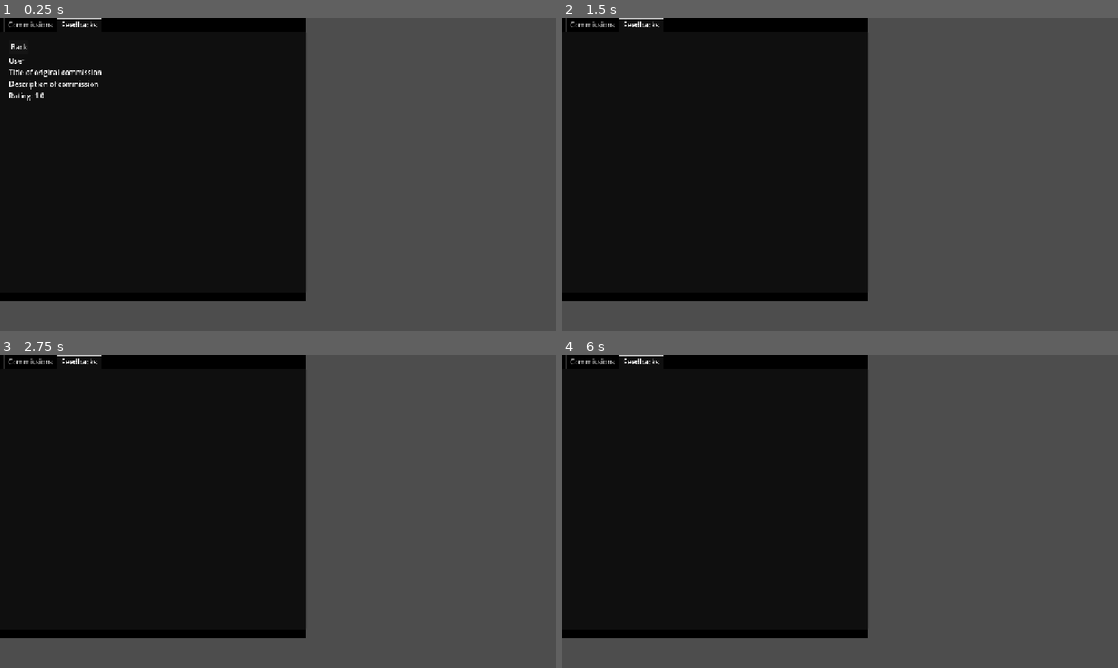
Above: before the commit, frames 1-4 (two rows, left to right).
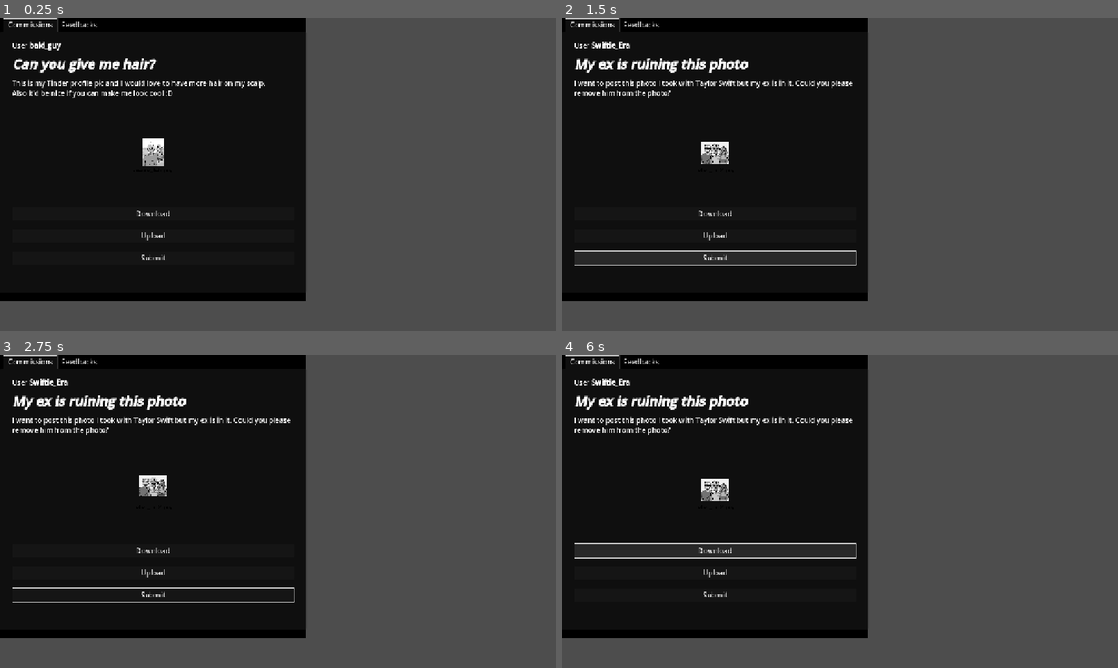
Above: after the commit, the same moments.

Repository: MunnChai/GMTKGameJam2025
Game: Godot game, scene res://apps/commissions_app/commissions_app.tscn
The game is run twice, just before and just after one commit, with the same random seed, the same clock (stepped at 60 frames per second) and the same inputs. This scene is started directly instead of the project's main scene.
Inputs (mouse positions are in pixels of both pictures, inside the frame that each line leads up to):
- Up to frame 1 (0.25 s): no input
- Up to frame 2 (1.5 s): click (578, 46) at 0.5 s, where only the run before the commit has a clickable "Back"; click (717, 259) at 1.25 s, where only the run after the commit has a clickable "Submit"
- Up to frame 3 (2.75 s): click (155, 489) at 2 s, where only the run after the commit has a clickable "celeb_pic2.png"
- Up to frame 4 (6 s): click (717, 489) at 2.75 s, where only the run after the commit has a clickable "celeb_pic2.png"; click (717, 596) at 3.5 s, where only the run after the commit has a clickable "Submit"; click (717, 489) at 4.25 s, where only the run after the commit has a clickable "celeb_pic2.png"; click (717, 596) at 5 s, where only the run after the commit has a clickable "Submit"; click (717, 549) at 5.75 s, where only the run after the commit has a clickable "Download"

The runs differ from the first frame. In frame 1, 2.3% of the frame differs, in the area x 0-48%, y 0-78%; in frame 2, 4.6%; in frame 3, 2.5%; in frame 4, 4.7%, in the area x 0-53%, y 0-78%.

Commit message:
commission manager (singleton) works as intended. Feedbacks are saved and retrieved when commission app is reopened

Diff:
--- a/game/gmtkgamejam2025/apps/commissions_app/commissions_app.gd
+++ b/game/gmtkgamejam2025/apps/commissions_app/commissions_app.gd
@@ -39,6 +39,7 @@
 func _ready() -> void:
 	connect_signals()
 	update_comm()
+	update_feedback()
 	_load_existing_feedback()
 
 func connect_signals() -> void:
@@ -46,8 +47,25 @@
 	upload_button.pressed.connect(on_upload_pressed)
 	submit_button.pressed.connect(on_submit_pressed)
 	back_button.pressed.connect(on_back_button_pressed)
-	CommissionsManager.feedback_added.connect(_on_feedback_added)
+	#CommissionsManager.feedback_added.connect(_on_feedback_added)
 	CommissionsManager.submission_added.connect(_on_submission_added)
+
+
+	# # — placeholder
+	# var placeholder_tex := ImageTexture.new()
+	# var img := Image.new()
+	# img.create(128, 128, false, Image.FORMAT_RGBA8)
+	# img.fill(Color(0.8, 0.8, 0.8, 1.0))
+	# placeholder_tex.create_from_image(img)
+	# var fb = Feedback.new()
+	# fb.title = "title"
+	# fb.rating = 0
+	# fb.submission = placeholder_tex
+	# CommissionsManager.add_feedback(commission_stat.id, fb)
+	# day += 1
+	# update_comm()
+	# emit_signal("day_changed")
+#region COMMISSION TAB
 
 func on_download_pressed() -> void:
 	var files = asset_list.get_children()
@@ -64,41 +82,6 @@
 	add_feedback()
 	GameStateManager.next_day()
 	update_comm()
-
-	# # — placeholder
-	# var placeholder_tex := ImageTexture.new()
-	# var img := Image.new()
-	# img.create(128, 128, false, Image.FORMAT_RGBA8)
-	# img.fill(Color(0.8, 0.8, 0.8, 1.0))
-	# placeholder_tex.create_from_image(img)
-	# var fb = Feedback.new()
-	# fb.title = "title"
-	# fb.rating = 0
-	# fb.submission = placeholder_tex
-	# CommissionsManager.add_feedback(commission_stat.id, fb)
-	# day += 1
-	# update_comm()
-	# emit_signal("day_changed")
-
-func add_feedback() -> void:
-	var feedback: Feedback = Feedback.new(randi_range(0, 10), CommissionsManager.get_submission())
-	CommissionsManager.add_feedback(feedback)
-	var feedback_instance = FeedbackListItemScene.instantiate()
-	feedback_list.add_child(feedback_instance)
-	feedback_instance.setup(commission_stat, feedback)
-	feedback_instance.pressed.connect(on_feedback_item_pressed.bind(feedback_instance))
-
-func on_back_button_pressed() -> void:
-	feedback_details.hide()
-	feedback_list.show()
-
-func _on_submission_added(work: File) -> void:
-	if not work:
-		submitted_work.hide()
-		return
-	submitted_work.show()
-	submitted_work.texture = work.texture
-
 
 func update_comm() -> void:
 	var day: int = GameStateManager.day
@@ -130,18 +113,49 @@
 		asset_list.add_child(icon_instance)
 		icon_instance.setup(file)
 
+#endregion
+
+#region FEEDBACK TAB
+
+func add_feedback() -> void:
+	var feedback: Feedback = Feedback.new(commission_stat, randi_range(0, 10), CommissionsManager.get_submission())
+	CommissionsManager.add_feedback(feedback)
+	var feedback_instance = FeedbackListItemScene.instantiate()
+	feedback_list.add_child(feedback_instance)
+	feedback_instance.setup(feedback)
+	feedback_instance.pressed.connect(on_feedback_item_pressed.bind(feedback_instance))
+
+func on_back_button_pressed() -> void:
+	feedback_details.hide()
+	feedback_list.show()
+
+func _on_submission_added(work: File) -> void:
+	if not work:
+		submitted_work.hide()
+		return
+	submitted_work.show()
+	submitted_work.texture = work.texture
 
 func on_feedback_item_pressed(item: FeedbackListItem) -> void:
 	feedback_details.show()
 	feedback_list.hide()
-	var stat: CommissionStat = item.commission_stat
+	var stat: CommissionStat = item.get_feedback().get_stat()
 	feedback_id.text = stat.id
 	feedback_title.text = stat.title
 	feedback_desc.text = stat.desc
 	var fb: Feedback = item.get_feedback()
 	feedback_rating.text = str(fb.rating)
 	feedback_submission.texture = fb.get_submission_texture()
-	#feedback_work.texture = item.submission
+
+# update the feedback_tab
+func update_feedback() -> void:
+	var feedbacks: Array[Feedback] = CommissionsManager.get_feedbacks()
+	for fb in feedbacks:
+		var feedback_instance = FeedbackListItemScene.instantiate()
+		feedback_list.add_child(feedback_instance)
+		feedback_instance.setup(fb)
+		feedback_instance.pressed.connect(on_feedback_item_pressed.bind(feedback_instance))
+#endregion
 
 #region TYLERS CODE
 func _load_existing_feedback() -> void:
--- a/game/gmtkgamejam2025/apps/commissions_app/commissions_app.tscn
+++ b/game/gmtkgamejam2025/apps/commissions_app/commissions_app.tscn
@@ -30,10 +30,9 @@
 
 [node name="TabContainer" type="TabContainer" parent="PanelContainer/VBoxContainer"]
 layout_mode = 2
-current_tab = 1
+current_tab = 0
 
 [node name="Commissions" type="MarginContainer" parent="PanelContainer/VBoxContainer/TabContainer"]
-visible = false
 layout_mode = 2
 theme_override_constants/margin_left = 20
 theme_override_constants/margin_top = 20
@@ -121,6 +120,7 @@
 text = "Submit"
 
 [node name="Feedbacks" type="MarginContainer" parent="PanelContainer/VBoxContainer/TabContainer"]
+visible = false
 layout_mode = 2
 theme_override_constants/margin_left = 20
 theme_override_constants/margin_top = 20
@@ -134,7 +134,6 @@
 
 [node name="FeedbackList" type="VBoxContainer" parent="PanelContainer/VBoxContainer/TabContainer/Feedbacks/ScrollContainer"]
 unique_name_in_owner = true
-visible = false
 custom_minimum_size = Vector2(0, 350)
 layout_mode = 2
 size_flags_horizontal = 4
@@ -142,6 +141,7 @@
 
 [node name="FeedbackDetails" type="MarginContainer" parent="PanelContainer/VBoxContainer/TabContainer/Feedbacks/ScrollContainer"]
 unique_name_in_owner = true
+visible = false
 custom_minimum_size = Vector2(600, 0)
 layout_mode = 2
 
--- a/game/gmtkgamejam2025/apps/commissions_app/commissions_manager.gd
+++ b/game/gmtkgamejam2025/apps/commissions_app/commissions_manager.gd
@@ -1,7 +1,6 @@
 class_name CommissionsManagerGlobal
 extends Node
 
-signal feedback_added(commission_id: int, feedback: Feedback)
 signal submission_added(work: File)
 
 var feedbacks: Array[Feedback]
--- a/game/gmtkgamejam2025/apps/commissions_app/feedback/feedback.gd
+++ b/game/gmtkgamejam2025/apps/commissions_app/feedback/feedback.gd
@@ -1,12 +1,17 @@
 class_name Feedback
 extends Node
 
+var stat: CommissionStat
 var rating: int
 var submission: File
 
-func _init(_rating: int = 0, _submission: File = null) -> void:
+func _init(_stat: CommissionStat, _rating: int = 0, _submission: File = null) -> void:
+	stat = _stat
 	rating = _rating
 	submission = _submission
 
+func get_stat() -> CommissionStat:
+	return stat
+
 func get_submission_texture() -> Texture:
 	return submission.texture
--- a/game/gmtkgamejam2025/apps/commissions_app/feedback/feedback_list_item.gd
+++ b/game/gmtkgamejam2025/apps/commissions_app/feedback/feedback_list_item.gd
@@ -6,22 +6,13 @@
 
 
 # List item only contains a Feedback object and commission_stat
-var commission_stat: CommissionStat
 var feedback: Feedback
 
-func setup(stat: CommissionStat, fb: Feedback) -> void:
-	commission_stat = stat
+func setup(fb: Feedback) -> void:
 	feedback = fb
+	var stat: CommissionStat = fb.get_stat()
 	item_title.text = stat.title
 	client_id.text = stat.id
 
 func get_feedback() -> Feedback:
 	return feedback
-
-func setup_with_data(stat: CommissionStat, fb: Feedback) -> void:
-	#commission_stat = stat
-	#feedback = fb
-	#submission = fb.submission
-	#item_title.text = fb.title
-	#client_id.text = stat.id
-	return
